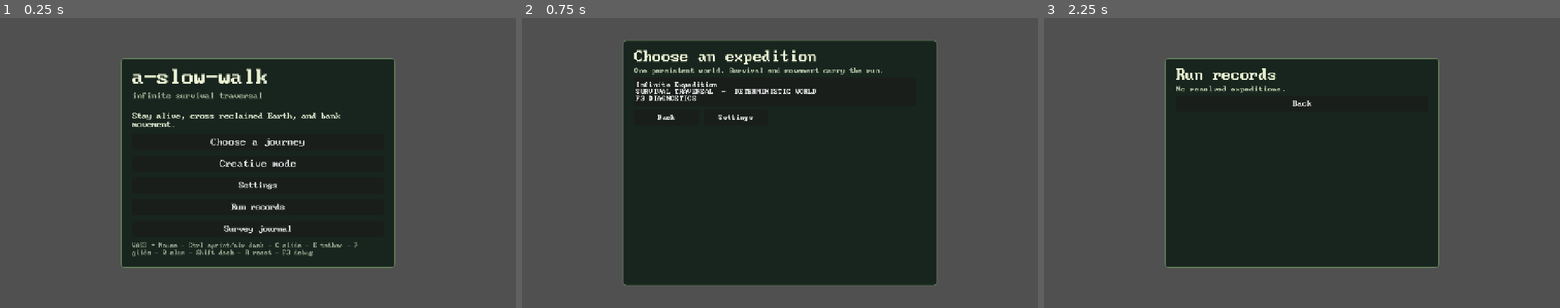
Above: before the commit, frames 1-3 (left to right).
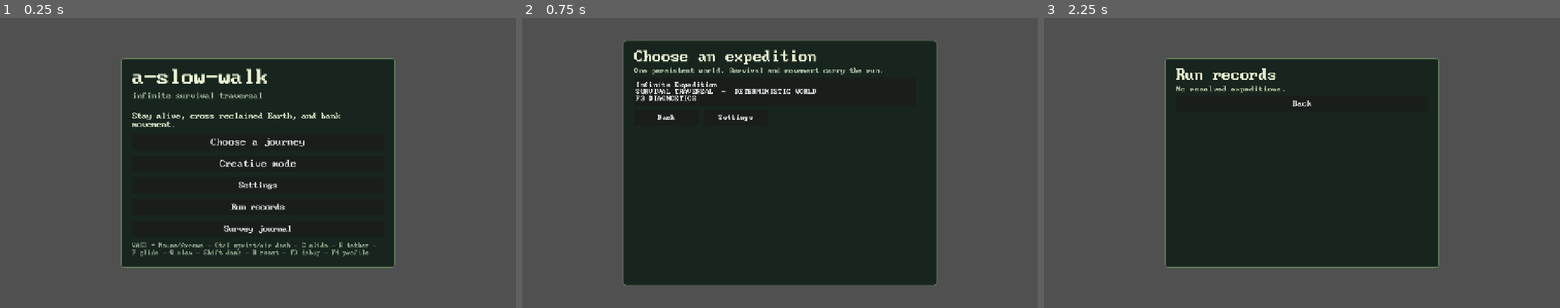
Above: after the commit, the same moments.

Repository: gongahkia/hot-cross-buns
Game: Godot game, scene res://scenes/main.tscn
The game is run twice, just before and just after one commit, with the same random seed, the same clock (stepped at 60 frames per second) and the same inputs.
Inputs:
- Up to frame 1 (0.25 s): no input
- Up to frame 2 (0.75 s): click "Choose a journey" at 0.5 s
- Up to frame 3 (2.25 s): click "Back" at 1.25 s; click "Run records" at 2 s

The runs differ from the first frame. In frame 1, 0.6% of the frame differs, in the area x 25-73%, y 77-83%; in frame 2, nothing differs; in frame 3, nothing differs.

Commit message:
addedbetterloggigng

Diff:
--- a/scripts/main.gd
+++ b/scripts/main.gd
@@ -9,6 +9,7 @@
 const CREATIVE_EDITOR := preload("res://scripts/creative_editor.gd")
 const WORLD_STREAMER := preload("res://scripts/world_streamer.gd")
 const WORLD_DIAGNOSTICS := preload("res://scripts/world_diagnostics.gd")
+const STREAMING_PROFILE := preload("res://scripts/streaming_profile_recorder.gd")
 const PHOTO_MODE := preload("res://scripts/photo_mode.gd")
 const WORLD_WEATHER := preload("res://scripts/world_weather.gd")
 const WORLD_ATMOSPHERE := preload("res://scripts/world_atmosphere.gd")
@@ -67,6 +68,8 @@
 var run_archive = RUN_ARCHIVE.new()
 var world_journal = WORLD_SURVEY_JOURNAL.new()
 var survey_check_time := 0.0
+var streaming_profile = STREAMING_PROFILE.new()
+var streaming_profile_sample_time := 0.0
 var survival_movement: Dictionary = {}
 var run_balance_telemetry = SURVIVAL_TRAVERSAL_TELEMETRY.new()
 var expedition_environment: Environment
@@ -294,6 +297,7 @@
 		_refresh_hud()
 		_refresh_grapple_reticle()
 		_refresh_sandbox_context()
+		_record_streaming_profile(delta)
 		_refresh_debug_hud()
 		_record_creative_sample(delta)
 		if bool(current_level.get("procedural", false)) and Input.is_action_just_pressed("extract"):
@@ -320,6 +324,10 @@
 		debug_panel.visible = debug_visible and hud.visible
 		if debug_visible:
 			_refresh_debug_hud()
+		get_viewport().set_input_as_handled()
+		return
+	if event is InputEventKey and event.pressed and not event.echo and event.physical_keycode == KEY_F4 and rebinding_action.is_empty():
+		_toggle_streaming_profile()
 		get_viewport().set_input_as_handled()
 		return
 	if rebinding_action.is_empty():
@@ -370,7 +378,7 @@
 	var journal := _button("Survey journal", 18)
 	journal.pressed.connect(show_world_journal.bind("title"))
 	box.add_child(journal)
-	box.add_child(_label("WASD + Mouse - Ctrl sprint/air dash - C slide - E tether - F glide - Q slam - Shift dash - R reset - F3 debug", 14, Color("#8ea18a")))
+	box.add_child(_label("WASD + Mouse/Arrows - Ctrl sprint/air dash - C slide - E tether - F glide - Q slam - Shift dash - R reset - F3 debug - F4 profile", 14, Color("#8ea18a")))
 
 func show_run_archive() -> void:
 	menu_mode = "records"
@@ -917,6 +925,7 @@
 	course.add_child(world_streamer)
 	world_streamer.region_changed.connect(_on_expedition_region_changed)
 	world_streamer.chunk_stats_changed.connect(_on_chunk_stats_changed)
+	world_streamer.streaming_hitch.connect(_on_streaming_hitch)
 	var seed := int(level.get("seed", _seed_for_level(str(level.get("id", "expedition")))))
 	world_streamer.configure(seed, player)
 	player_spawn = Vector3(0.0, world_streamer.ground_height(Vector3.ZERO) + 1.2, 0.0)
@@ -990,6 +999,42 @@
 func _on_chunk_stats_changed(stats: Dictionary) -> void:
 	if bool(current_level.get("procedural", false)):
 		last_sandbox_event = "CHUNKS " + str(stats.get("active", 0))
+
+func _on_streaming_hitch(sample: Dictionary) -> void:
+	streaming_profile.record_hitch(sample)
+
+func _toggle_streaming_profile() -> void:
+	if not RunData.running or not bool(current_level.get("procedural", false)) or world_streamer == null:
+		return
+	if streaming_profile.active:
+		var path := streaming_profile.export()
+		streaming_profile_sample_time = 0.0
+		_show_streaming_profile_notice("STREAM PROFILE SAVED" if not path.is_empty() else "STREAM PROFILE EXPORT FAILED")
+		if not path.is_empty():
+			print("STREAMING_PROFILE " + path)
+		return
+	streaming_profile.begin({"level":str(current_level.get("id", "")),"seed":int(current_level.get("seed", 0))})
+	streaming_profile_sample_time = 0.0
+	_show_streaming_profile_notice("STREAM PROFILE RECORDING")
+
+func _record_streaming_profile(delta: float) -> void:
+	if not streaming_profile.active or world_streamer == null or player == null:
+		return
+	streaming_profile_sample_time += delta
+	if streaming_profile_sample_time < 1.0:
+		return
+	streaming_profile_sample_time = fmod(streaming_profile_sample_time, 1.0)
+	streaming_profile.record_sample(float(Engine.get_frames_per_second()), frame_time * 1000.0, world_streamer.streaming_diagnostics(), player.global_position, current_region)
+
+func _show_streaming_profile_notice(text: String) -> void:
+	last_sandbox_event = text
+	if briefing_label == null:
+		return
+	briefing_label.text = text
+	briefing_label.add_theme_color_override("font_color", Color("#9edbb8"))
+	briefing_label.modulate.a = 1.0
+	var tween := create_tween()
+	tween.tween_property(briefing_label, "modulate:a", 0.0, 0.35).set_delay(1.4)
 
 func _on_survival_depleted(reason: String) -> void:
 	if not RunData.running or not bool(current_level.get("procedural", false)):
--- a/scripts/player.gd
+++ b/scripts/player.gd
@@ -69,6 +69,7 @@
 const SHAKE_DECAY := 0.28
 const INJURY_LANDING_SPEED := 12.0
 const INJURY_PER_SPEED := 1.5
+const KEYBOARD_LOOK_PIXELS_PER_SECOND := 720.0
 
 var camera: Camera3D
 var dust_particles: GPUParticles3D
@@ -150,9 +151,16 @@
 	pitch = clamp(pitch - relative.y * sensitivity * direction, deg_to_rad(-84.0), deg_to_rad(84.0))
 	rotation.y = yaw
 
+func _apply_keyboard_look(delta: float) -> void:
+	var look := Input.get_vector("look_left", "look_right", "look_up", "look_down")
+	if look.is_zero_approx():
+		return
+	_apply_look(look * KEYBOARD_LOOK_PIXELS_PER_SECOND * delta)
+
 func _physics_process(delta: float) -> void:
 	if not movement_enabled:
 		return
+	_apply_keyboard_look(delta)
 	if Input.is_action_just_pressed("reset_run"):
 		reset_requested.emit()
 		return
--- a/scripts/settings.gd
+++ b/scripts/settings.gd
@@ -1,7 +1,7 @@
 extends Node
 
 const SAVE_PATH := "user://a_slow_walk_settings.json"
-const ACTIONS := ["move_forward", "move_back", "move_left", "move_right", "jump", "slam", "dash", "sprint", "slide" …(189 unchanged characters)…
+const ACTIONS := ["move_forward", "move_back", "move_left", "move_right", "look_left", "look_right", "look_up", "look_down", "jump", "slam", "dash", "sprint", "slide" …(189 unchanged characters)…
 const PIXEL_FILTER_OFF := 0
 const PIXEL_FILTER_2X := 2
 const PIXEL_FILTER_4X := 4
@@ -30,6 +30,10 @@
 		"move_back": [{"type": "key", "code": KEY_S}, {"type": "joy_axis", "axis": JOY_AXIS_LEFT_Y, "value": 1.0}],
 		"move_left": [{"type": "key", "code": KEY_A}, {"type": "joy_axis", "axis": JOY_AXIS_LEFT_X, "value": -1.0}],
 		"move_right": [{"type": "key", "code": KEY_D}, {"type": "joy_axis", "axis": JOY_AXIS_LEFT_X, "value": 1.0}],
+		"look_left": [{"type": "key", "code": KEY_LEFT}],
+		"look_right": [{"type": "key", "code": KEY_RIGHT}],
+		"look_up": [{"type": "key", "code": KEY_UP}],
+		"look_down": [{"type": "key", "code": KEY_DOWN}],
 		"jump": [{"type": "key", "code": KEY_SPACE}, {"type": "joy_button", "button": JOY_BUTTON_A}],
 		"slam": [{"type": "key", "code": KEY_Q}, {"type": "joy_button", "button": JOY_BUTTON_LEFT_SHOULDER}],
 		"dash": [{"type": "key", "code": KEY_SHIFT}, {"type": "joy_button", "button": JOY_BUTTON_RIGHT_SHOULDER}],
--- a/scripts/smoke_test.gd
+++ b/scripts/smoke_test.gd
@@ -23,6 +23,7 @@
 	assert(InputMap.has_action("grapple"), "grapple input missing")
 	assert(InputMap.has_action("glide"), "glide input missing")
 	assert(InputMap.has_action("sprint"), "sprint input missing")
+	assert(InputMap.has_action("look_left") and InputMap.has_action("look_right") and InputMap.has_action("look_up") and InputMap.has_action("look_down"), "arrow look inputs missing")
 	assert(InputMap.has_action("consume_food"), "food input missing")
 	assert(InputMap.has_action("collect_water") and InputMap.has_action("purify_water") and InputMap.has_action("consume_w …(194 unchanged characters)…
 	var original_filter_mode := int(app_settings.get("pixel_filter_mode"))
@@ -67,6 +68,15 @@
 	forward_key.keycode = KEY_W
 	forward_key.pressed = true
 	assert(forward_key.is_action("move_forward"), "WASD binding did not register")
+	var look_right_key := InputEventKey.new()
+	look_right_key.keycode = KEY_RIGHT
+	look_right_key.pressed = true
+	assert(look_right_key.is_action("look_right"), "right arrow binding did not register")
+	var yaw_before_arrow: float = main.player.rotation.y
+	Input.action_press("look_right")
+	main.player._apply_keyboard_look(0.1)
+	Input.action_release("look_right")
+	assert(not is_equal_approx(main.player.rotation.y, yaw_before_arrow), "right arrow did not rotate the player")
 	Input.action_press("move_forward")
 	var start_position: Vector3 = main.player.global_position
 	for _frame in range(12):
--- /dev/null
+++ b/scripts/streaming_profile_recorder.gd
@@ -0,0 +1,74 @@
+class_name StreamingProfileRecorder
+extends RefCounted
+
+const SCHEMA := "streaming-profile/v1"
+const DIRECTORY := "user://profiles"
+const MAX_HITCHES := 512
+
+var active := false
+var started_at := ""
+var started_usec := 0
+var metadata: Dictionary = {}
+var samples: Array = []
+var hitches: Array = []
+
+func begin(next_metadata: Dictionary = {}) -> void:
+	active = true
+	started_at = Time.get_datetime_string_from_system(true)
+	started_usec = Time.get_ticks_usec()
+	metadata = next_metadata.duplicate(true)
+	samples.clear()
+	hitches.clear()
+
+func elapsed_seconds() -> float:
+	return float(Time.get_ticks_usec() - started_usec) / 1000000.0 if active else 0.0
+
+func record_sample(fps: float, frame_ms: float, diagnostics: Dictionary, position: Vector3, region: Dictionary) -> void:
+	if not active:
+		return
+	var refresh: Dictionary = diagnostics.get("refresh", {})
+	var telemetry: Dictionary = diagnostics.get("telemetry", {})
+	var memory: Dictionary = diagnostics.get("memory", {})
+	samples.append({"t":elapsed_seconds(),"fps":fps,"frame_ms":frame_ms,"position":{"x":position.x,"y":position.y,"z":position.z},"region":{"id":str(region.get("id", "")),"name":str(region.get("name", "")),"family":str(region.get("family", ""))},"stream":{"refresh":refresh.duplicate(true),"hitches":int(telemetry.get("hitches", 0)),"max_refresh_ms":float(telemetry.get("max_refresh_ms", 0.0)),"memory":memory.duplicate(true)}})
+
+func record_hitch(sample: Dictionary) -> void:
+	if not active:
+		return
+	var record := sample.duplicate(true)
+	record["t"] = elapsed_seconds()
+	hitches.append(record)
+	if hitches.size() > MAX_HITCHES:
+		hitches.pop_front()
+
+func finish() -> Dictionary:
+	if not active:
+		return {}
+	var duration := elapsed_seconds()
+	active = false
+	return {"schema":SCHEMA,"started_at":started_at,"duration_seconds":duration,"metadata":metadata.duplicate(true),"summary":_summary(duration),"samples":samples.duplicate(true),"hitches":hitches.duplicate(true)}
+
+func export() -> String:
+	var profile := finish()
+	if profile.is_empty():
+		return ""
+	if DirAccess.make_dir_recursive_absolute(ProjectSettings.globalize_path(DIRECTORY)) != OK:
+		return ""
+	var stamp := Time.get_datetime_string_from_system().replace(":", "-").replace("T", "_")
+	var path := DIRECTORY.path_join("streaming_" + stamp + ".json")
+	var file := FileAccess.open(path, FileAccess.WRITE)
+	if file == null:
+		return ""
+	file.store_string(JSON.stringify(profile, "\t"))
+	file.close()
+	return ProjectSettings.globalize_path(path)
+
+func _summary(duration: float) -> Dictionary:
+	var fps_total := 0.0
+	var min_fps := INF
+	var max_frame_ms := 0.0
+	for sample: Dictionary in samples:
+		var fps := float(sample.get("fps", 0.0))
+		fps_total += fps
+		min_fps = minf(min_fps, fps)
+		max_frame_ms = maxf(max_frame_ms, float(sample.get("frame_ms", 0.0)))
+	return {"sample_count":samples.size(),"hitch_count":hitches.size(),"average_fps":fps_total / float(samples.size()) if not samples.is_empty() else 0.0,"minimum_fps":min_fps if not samples.is_empty() else 0.0,"maximum_frame_ms":max_frame_ms,"duration_seconds":duration}
--- /dev/null
+++ b/scripts/streaming_profile_recorder_test.gd
@@ -0,0 +1,21 @@
+extends SceneTree
+
+const RECORDER := preload("res://scripts/streaming_profile_recorder.gd")
+var failed:=false
+
+func _initialize()->void:
+	var recorder=RECORDER.new()
+	recorder.begin({"seed":7})
+	recorder.record_sample(58.0,17.2,{"refresh":{"refresh_ms":12.0},"telemetry":{"hitches":1,"max_refresh_ms":28.0},"memory":{"static_memory_bytes":2048}},Vector3(1.0,2.0,3.0),{"id":"region:1","name":"Test","family":"wilderness"})
+	recorder.record_hitch({"refresh_ms":28.0,"phases":{"active_chunk_build_ms":9.0}})
+	var profile:Dictionary=recorder.finish()
+	_expect(str(profile.schema)==RECORDER.SCHEMA,"profile schema drifted")
+	_expect(int(profile.metadata.seed)==7 and (profile.samples as Array).size()==1 and (profile.hitches as Array).size()==1,"profile contents drifted")
+	var parsed: Variant = JSON.parse_string(JSON.stringify(profile))
+	_expect(parsed is Dictionary,"profile is not JSON serializable")
+	_expect(recorder.finish().is_empty(),"finished recorder exported twice")
+	quit(1 if failed else 0)
+
+func _expect(condition:bool,message:String)->void:
+	if condition:return
+	failed=true;push_error(message)
